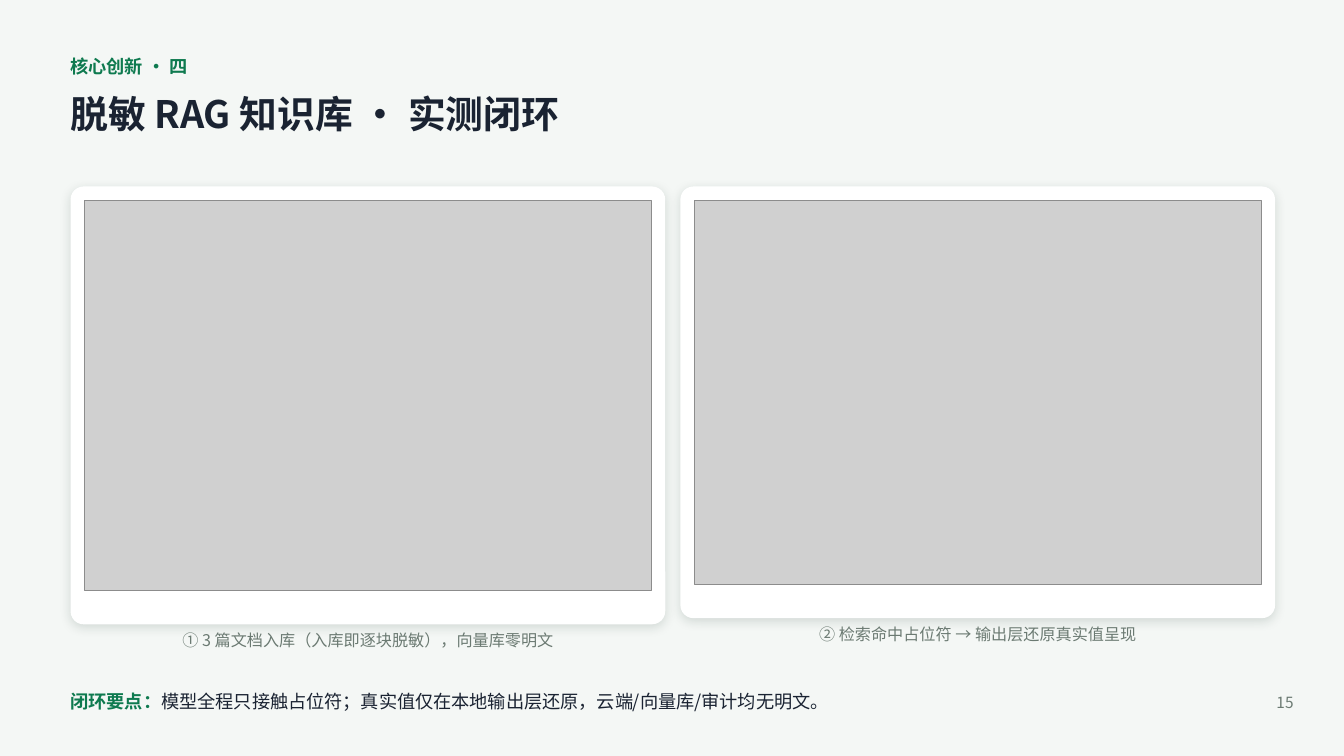
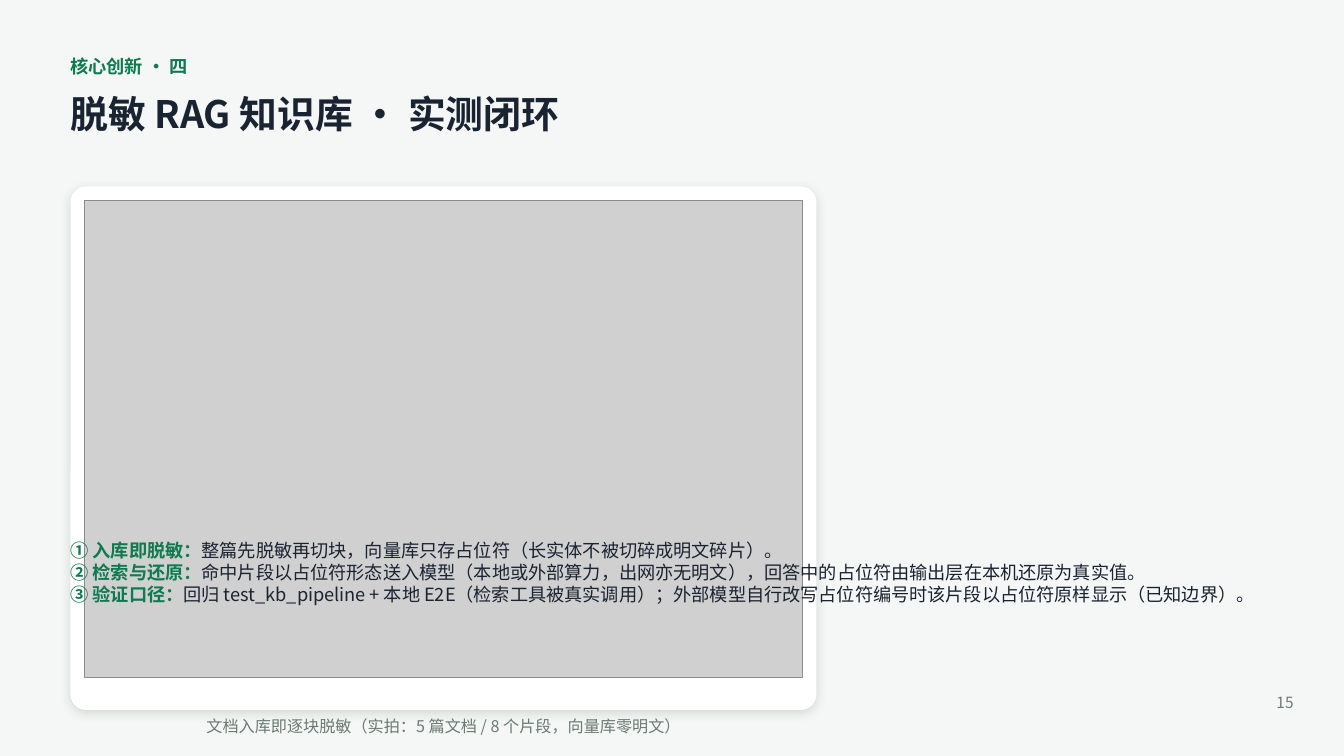
Before and after one commit to Andysun06/yindun-agent, a slide deck: slide 15 of docs/隐盾安全智能体_项目汇报.pptx. Drawn at 1344x756 pixels with LibreOffice and Linux fonts; fonts in the diff are those of the drawing; grey boxes stand for pictures. Boxes give left, top, right and bottom in pixels: in the first picture for what was removed or moved away, otherwise in the second. Text is boxed around its words. In the diff, an @@ line names an element or a change of style, - is before the commit and + after.

Commit message:
文档配图全量重拍（V3.4.5 实机）+ 真机驱动修复 4 个缺陷 + GLM-4.7 外部算力接入
配图：报告/PPT 引用的 7 张图全部更新为 V3.4.5 实机画面——架构图重绘（27 类实体 /
Job Object 进程容器 + 严格模式 / 附件·会话密文落盘）；设置面板（含新开关「允许执行
本地脚本」）、审批弹窗（待审内容）、命令拦截、隐私对话、审计面板、知识库入库均为
真实应用截图（经 WebView2 CDP 抓页面级 PNG，拍摄脚本在仓库外）。
图 7（知识库检索回答）按"宁缺毋假"撤下：外部模型会改写占位符编号导致还原不全，
截图撑不起"还原为真实值"的图注，文字改为如实限定并把该边界登记进 §7 已知问题。

外部算力：按负责人指示接入智谱 GLM（OpenAI 兼容，glm-4.7）——图 2 由该外部模型作答，
验证"出网内容先经本机脱敏、回答在本机还原"在云端算力下同样成立；配置写入
global_config.json（密钥加密落盘，仓库无明文）。

真机驱动暴露并修复 4 个缺陷（均有回归）：
① app.js appendToolLine：entryEl 返回外层 .row，insertBefore 目标非其子节点必抛
   NotFoundError —— 思考模式工具活动流从未渲染；改为插到 body 的父节点
   （回归：test_window_layout 源码级断言）。
② memory_manager.to_dict_list：ReAct 内部提示词被当作 role=user 落库并渲染成用户气泡；
   以 additional_kwargs={"internal": True} 标记并剔除（回归：test_memory_optimize 测试7）。
③ AgentService.open_session：Web 前端拿不到密钥也从未用 box_mapping，重开会话后历史
   回答里的占位符原样显示；还原改在服务层完成、只作用于返回值（回归：test_agent_service【6】）。
④ app.js renderKb：后端文档项字段是 file，前端只认 name/file_name/source，知识库列表
   文件名全显示成"—"；兜底链补 file。

验证：12 个相关套件全绿；报告 PDF 与技术报告 HTML 重新导出，PPT 重新生成（20 页）。

```diff
--- a/docs/隐盾安全智能体_项目汇报.pptx
+++ b/docs/隐盾安全智能体_项目汇报.pptx
@@ rounded rectangle: place and size @@
-rounded rectangle at [71,187,665,624]
+rounded rectangle at [71,187,817,710]
@@ picture: place and size @@
-picture at [85,201,651,591]
+picture at [85,201,803,678]
@@ rounded rectangle removed at [681,187,1275,618] @@
@@ picture removed at [695,201,1261,585] @@
@@ text added at [71,538,1254,606], 13 pt, text #1A2332 @@
+① 入库即脱敏：整篇先脱敏再切块，向量库只存占位符（长实体不被切碎成明文碎片）。
+② 检索与还原：命中片段以占位符形态送入模型（本地或外部算力，出网亦无明文），回答中的占位符由输出层在本机还原为真实值。
+③ 验证口径：回归 test_kb_pipeline + 本地 E2E（检索工具被真实调用）；外部模型自行改写占位符编号时该片段以占位符原样显示（已知边界）。
@@ text removed at [819,626,1136,642] @@
-② 检索命中占位符 → 输出层还原真实值呈现
@@ text removed at [71,692,829,712] @@
-闭环要点：模型全程只接触占位符；真实值仅在本地输出层还原，云端/向量库/审计均无明文。
@@ text at [206,718,680,734]: text changed @@
-① 3 篇文档入库（入库即逐块脱敏），向量库零明文
+文档入库即逐块脱敏（实拍：5 篇文档 / 8 个片段，向量库零明文）
```
Also in this commit, not shown: 19 other files.
